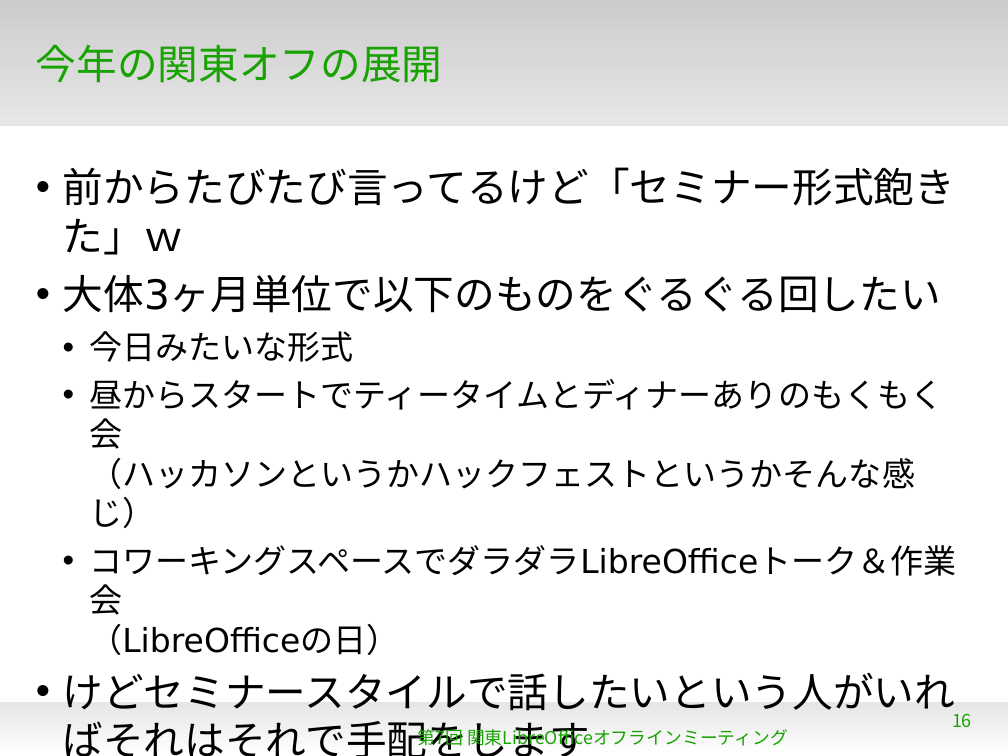
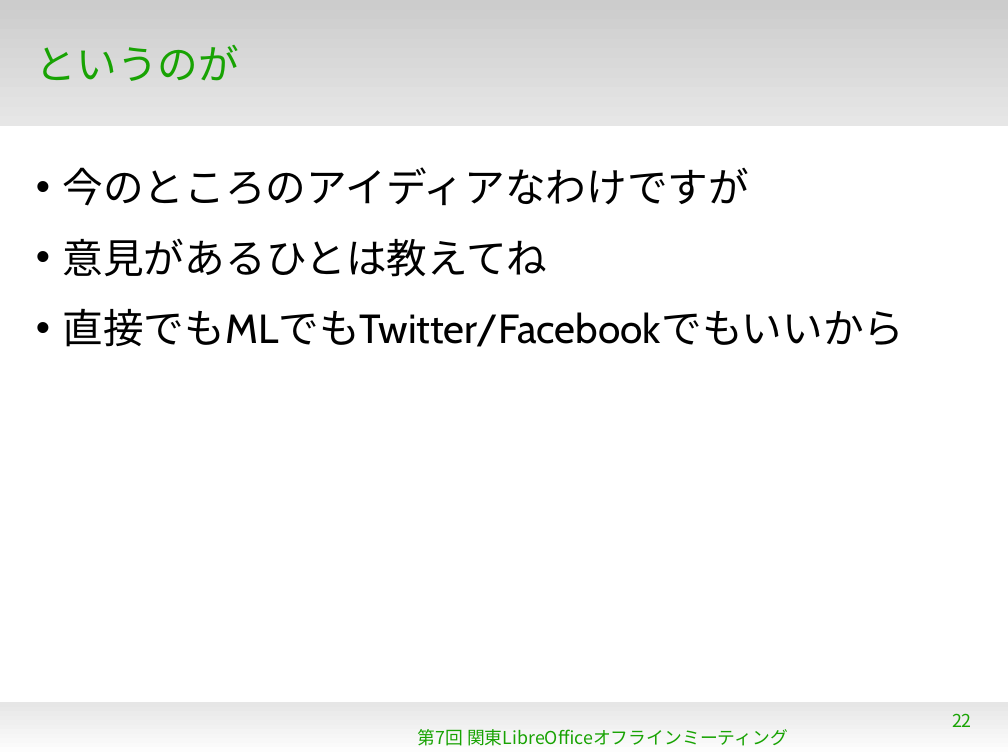
Before and after one commit to naruoga/KantoLibreOffice, a slide deck: slide 22 of May2014/201405news.odp (slide 16 before the commit). Drawn at 1008x756 pixels with LibreOffice and Linux fonts; fonts in the diff are those of the drawing; background and template pictures are left out. Boxes give left, top, right and bottom in pixels: in the first picture for what was removed or moved away, otherwise in the second. Text is boxed around its words. In the diff, an @@ line names an element or a change of style, - is before the commit and + after.

Commit message:
May2014/201405news.odp - 関東オフの今後について少し書き直し

```diff
--- a/May2014/201405news.odp
+++ b/May2014/201405news.odp
@@ title at bbox=[36, 45, 239, 81]: text changed @@
-今年の関東オフの展開
+というのが
@@ text removed at bbox=[63, 167, 957, 756] @@
-• 前からたびたび言ってるけど「セミナー形式飽きた」ｗ
-• 大体3ヶ月単位で以下のものをぐるぐる回したい
-  • 今日みたいな形式
-  • 昼からスタートでティータイムとディナーありのもくもく会
-    （ハッカソンというかハックフェストというかそんな感じ）
-  • コワーキングスペースでダラダラLibreOfficeトーク＆作業会
-    （LibreOfficeの日）
-• けどセミナースタイルで話したいという人がいればそれはそれで手配をします
-• 意見募集―
@@ text added at bbox=[63, 167, 905, 347], 32 pt, text #000000 @@
+• 今のところのアイディアなわけですが
+• 意見があるひとは教えてね
+• 直接でもMLでもTwitter/Facebookでもいいから
@@ page number at bbox=[952, 713, 972, 727]: text changed @@
-16
+22
```
Also in this commit, not shown: 12 other slides changed, 4 slides added.
